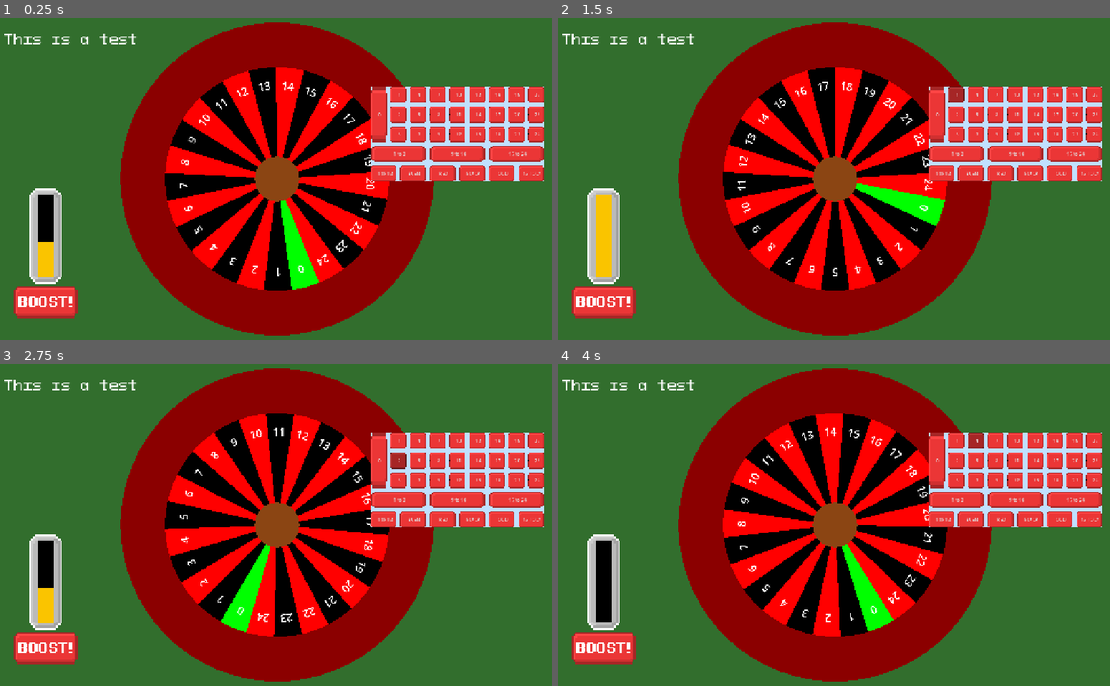
Above: before the commit, frames 1-4 (two rows, left to right).
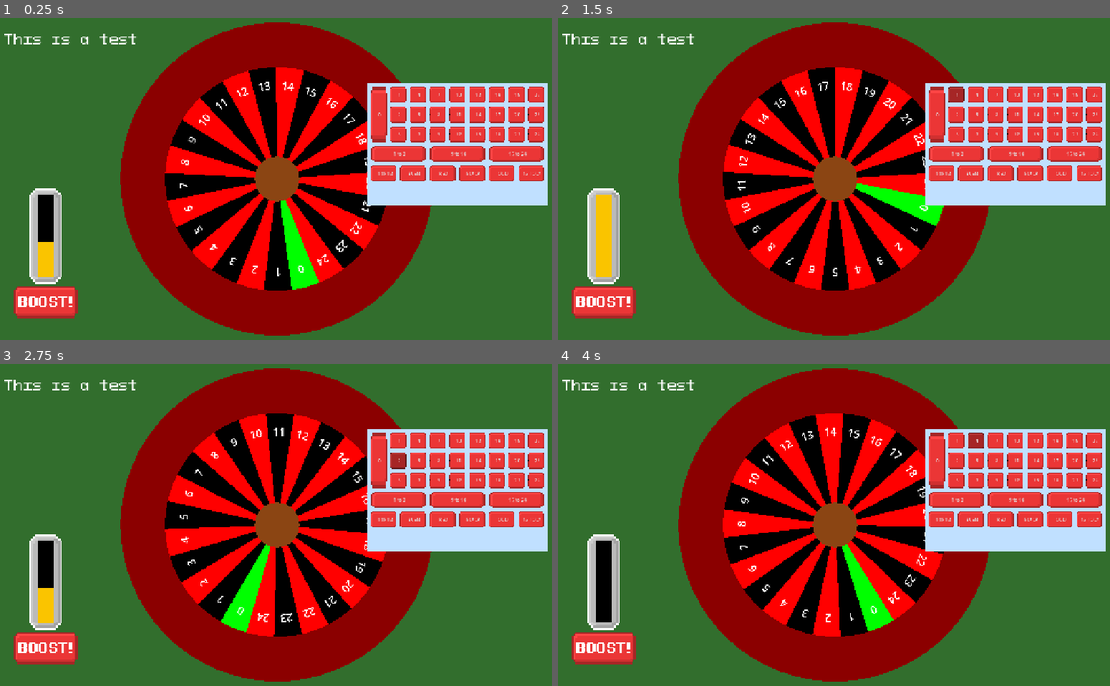
Above: after the commit, the same moments.

Repository: DuneRanger/Very-Serious-GameJam-2026
Game: Godot game, scene res://scenes/game/game_scene/game_scene.tscn
Two runs of this game, one before a commit and one after it. Both use one fixed random seed, a clock stepped at 60 frames per second and the inputs below.
Inputs:
- Up to frame 1 (0.25 s): no input
- Up to frame 2 (1.5 s): click "0" at 0.5 s; click "1" at 1.25 s
- Up to frame 3 (2.75 s): click "2" at 2 s
- Up to frame 4 (4 s): click "3" at 2.75 s; click "4" at 3.5 s

The runs differ from the first frame. In frame 1, 3.2% of the frame differs, in the area x 66-100%, y 20-59%; in frame 2, 3.2%; in frame 3, 3.2%; in frame 4, 3.2%.

Commit message:
Padded betting board

Diff:
--- a/scenes/game/game_scene/betting_system/betting_system.gd
+++ b/scenes/game/game_scene/betting_system/betting_system.gd
@@ -110,8 +110,10 @@
 	add_child(button_black)
 
 func resize_background() -> void:
-	$Background.size.x = button_size * 9 + padding * 8
-	$Background.size.y = button_size * 5 + padding * 4
+	$Background.size.x = button_size * 9 + padding * 10
+	$Background.size.y = button_size * 6 + padding * 7
+	$Background.position.x = -padding
+	$Background.position.y = -padding
 
 func connect_buttons() -> void:
 	for b in buttons:
